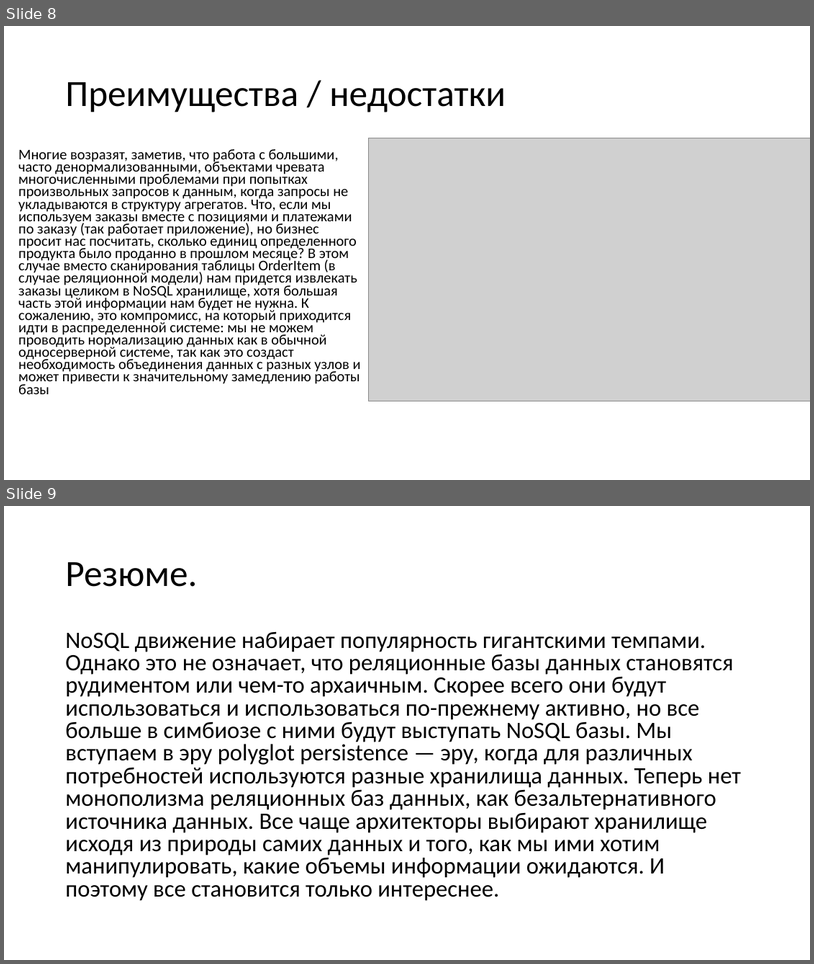
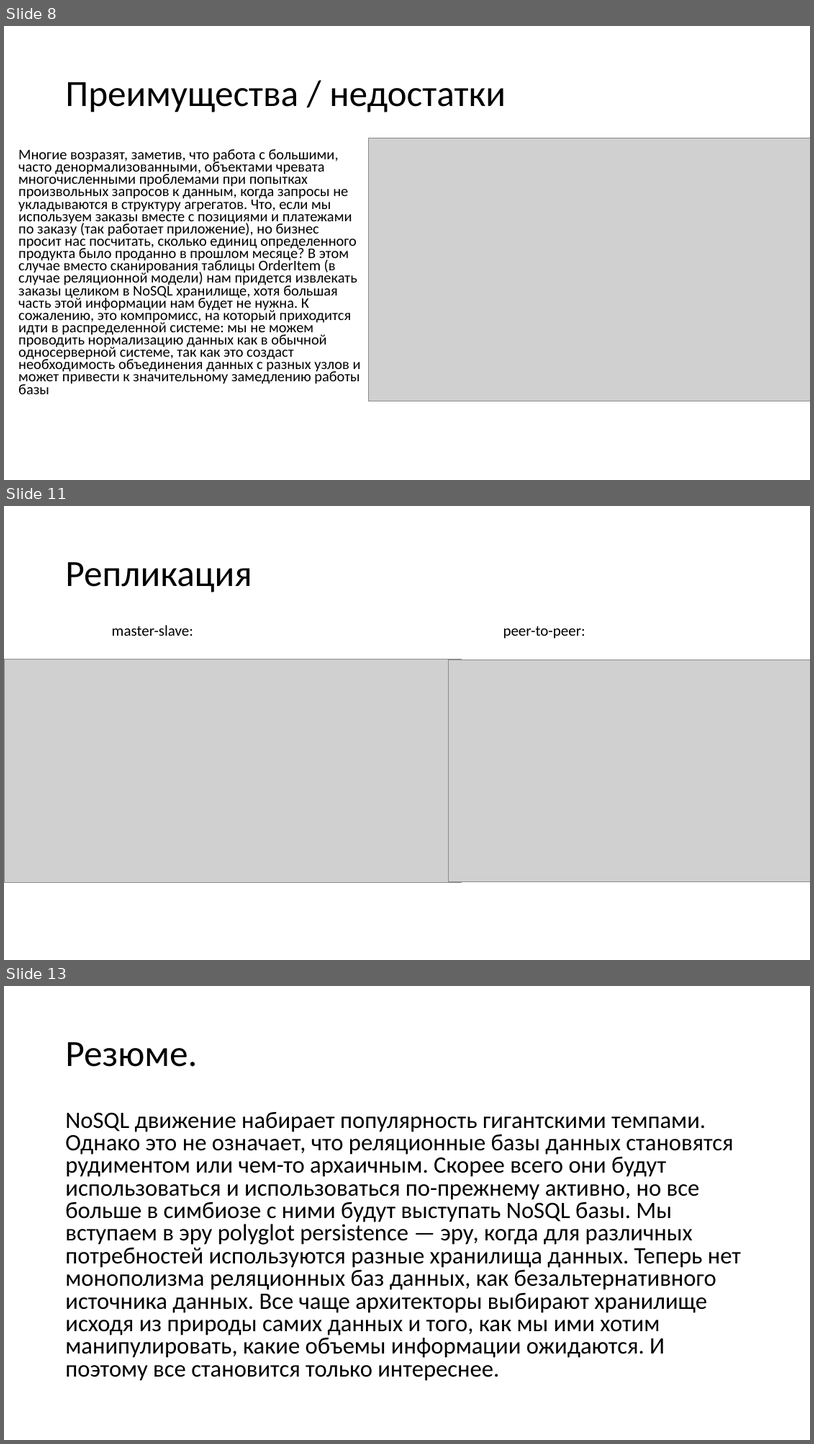
Before and after one commit to avdosev/DataBasePresentations, a slide deck: NoSQL/Презентация.pptx. Shown one above the other, each under a label of ours: slides 8 and 9 before the commit, slides 8, 11 and 13 after it; the slides between them are not shown. The pictures are 814x964 and 814x1444 pixels, drawn with LibreOffice and Linux fonts; fonts in the diff are those of the drawing; grey boxes stand for pictures. Boxes give left, top, right and bottom in pixels: in the first picture for what was removed or moved away, otherwise in the second. Text is boxed around its words. In the diff, an @@ line names an element or a change of style, - is before the commit and + after.

```diff
--- a/NoSQL/Презентация.pptx
+++ b/NoSQL/Презентация.pptx
@@ slide 11 added at (x1=4, y1=506, x2=810, y2=960), background #FFFFFF @@
@@ title added at (x1=65, y1=562, x2=252, y2=592), 44 pt, text #000000 @@
+Репликация
@@ text added at (x1=112, y1=625, x2=193, y2=636), 18 pt, text #000000 @@
+master-slave:
@@ text added at (x1=504, y1=626, x2=586, y2=638), 18 pt, text #000000 @@
+peer-to-peer:
@@ picture added at (x1=4, y1=659, x2=461, y2=883) @@
@@ picture added at (x1=449, y1=660, x2=810, y2=882) @@
@@ what was slide 9 is now slide 13 @@
```
Also in this commit, not shown: 1 slide changed, 3 other slides added.
